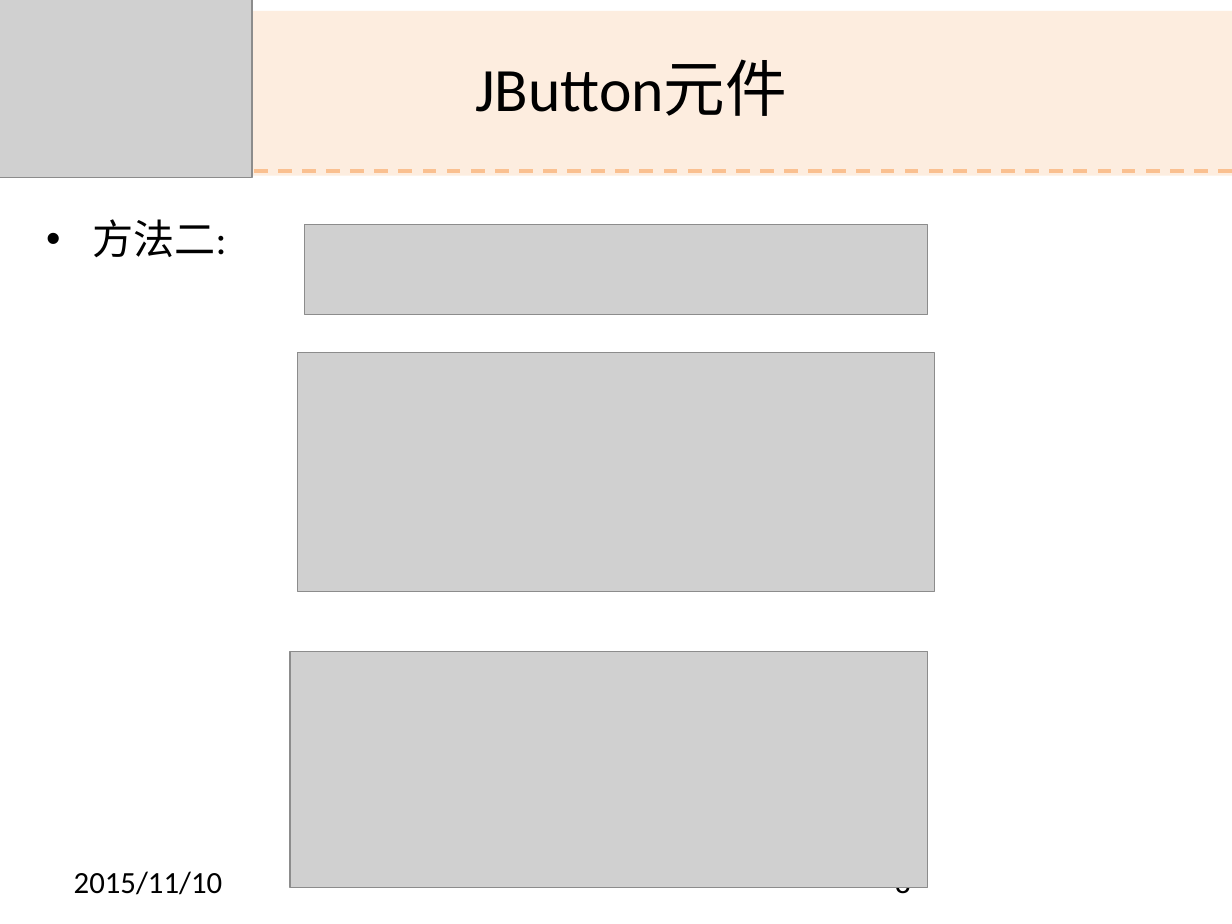
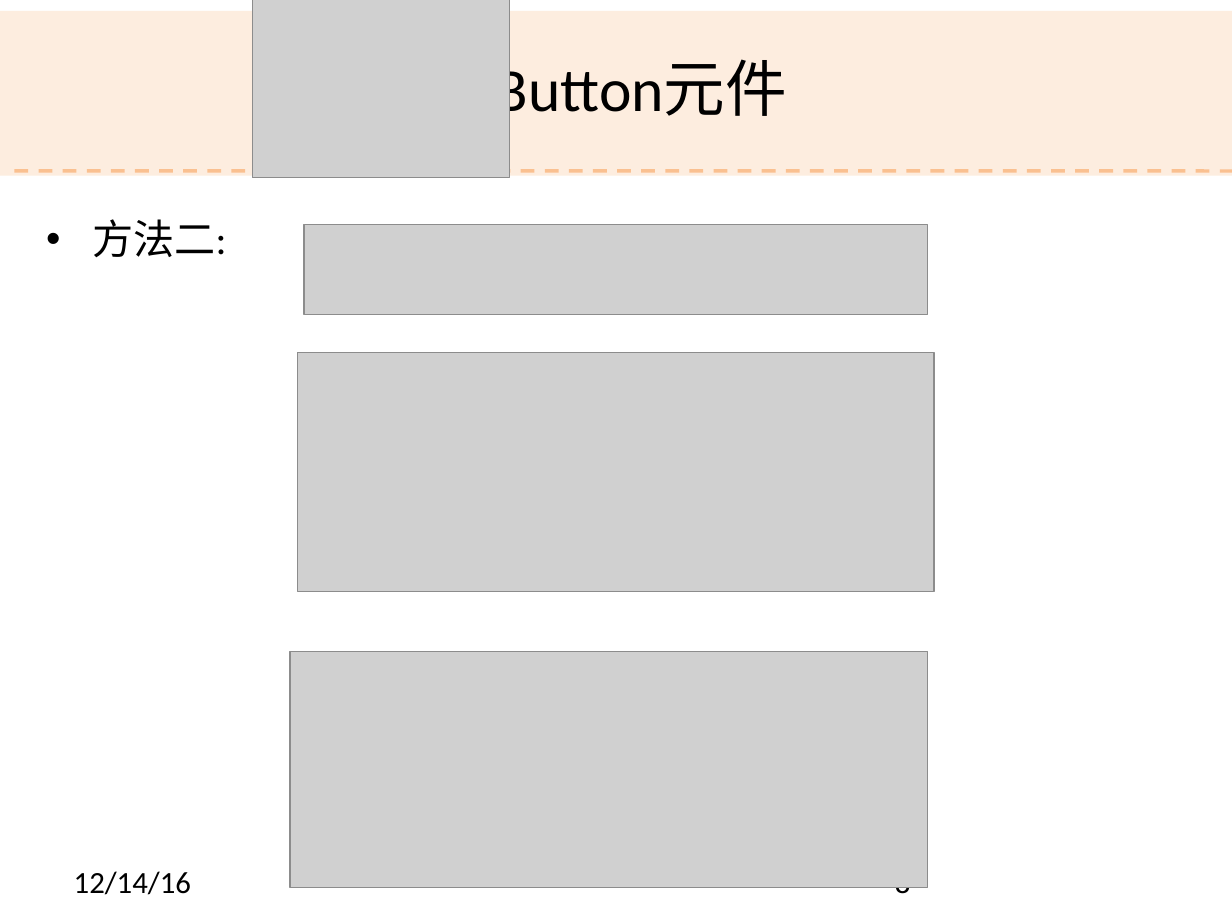
Before and after one commit to shouzo/Java-Programming_pages, a slide deck: slide 8 of class-tutorial/20161207/Ch9.pptx. Drawn at 1232x924 pixels with LibreOffice and Linux fonts; fonts in the diff are those of the drawing; grey boxes stand for pictures; background and template pictures are left out. Boxes give left, top, right and bottom in pixels: in the first picture for what was removed or moved away, otherwise in the second. Text is boxed around its words. In the diff, an @@ line names an element or a change of style, - is before the commit and + after.

```diff
--- a/class-tutorial/20161207/Ch9.pptx
+++ b/class-tutorial/20161207/Ch9.pptx
@@ picture: place and size @@
-picture at box(0, 0, 253, 177)
+picture at box(253, 0, 510, 177)
@@ text "JButton元件" rewrapped from box(475, 60, 787, 116) to box(475, 60, 787, 126) @@
@@ line (15, 171) - (1232, 171): stroke #FAC090 2 pt dashed to #FAC090 2.01 pt @@
@@ text "方法二:" at box(92, 219, 226, 257): indent changed; less space between paragraphs @@
@@ text at box(74, 871, 191, 895): text changed @@
-2015/11/10
+12/14/16
```
Also in this commit, not shown: 26 other slides changed, 3 slides added, 3 slides removed, 30 other files.
